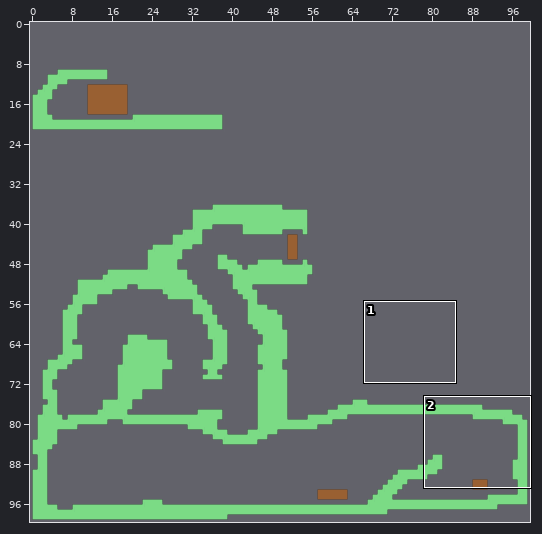
Two versions of a level (Tiled map, core/assets/map.tmx). The picture above shows the old version from afar; the outline marks the close-up.
Close-up. Old version:
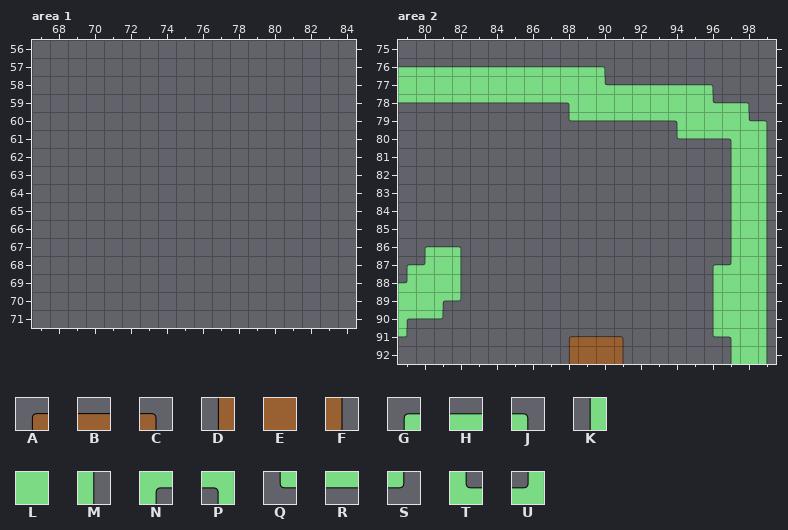
Cells are 32x32 px. Shown: area 1 x 67..84, y 56..71; area 2 x 79..99, y 75..92. The commit also changed other parts of the map, which this record leaves out.
Key: from "default": A 16, B 17, C 18, D 24, E 25, F 26, G 40, H 41, J 42, K 48, L 49, M 50, N 51, P 52, Q 56, R 57, S 58, T 59, U 60.
_ is an empty cell.
Layer "default" before, area 2, first column x 79:
75 _____________________
76 HHHHHHHHHHHJ_________
77 LLLLLLLLLLLTHHHHHJ___
78 RRRRRRRRRPLLLLLLLTHJ_
79 _________QRRRRRPLLLTJ
80 _______________QRRPLM
81 __________________KLM
82 __________________KLM
83 __________________KLM
84 __________________KLM
85 __________________KLM
86 _GHJ______________KLM
87 GULM_____________GULM
88 ULLM_____________KLLM
89 LLNS_____________KLLM
90 NRS______________KLLM
91 S________ABBC____QPLM
92 _________DEEF_____KLM
Now the later version:
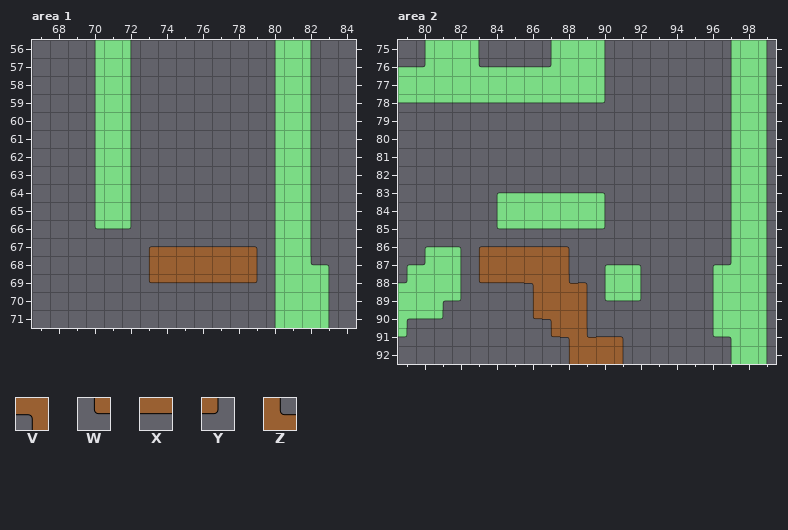
Further tiles: from "default": V 28, W 32, X 33, Y 34, Z 35.
Difference:
Changed rows in their new state; . is an unchanged cell.
Layer "default", area 1:
first column x 70:
56 KLM.......KLM.
57 KLM.......KLM.
58 KLM.......KLM.
59 KLM.......KLM.
60 KLM.......KLM.
61 KLM.......KLM.
62 KLM.......KLM.
63 KLM.......KLM.
64 KLM.......KLM.
65 KLM.......KLM.
66 QRS.......KLM.
67 ...ABBBBBCKLM.
68 ...DEEEEEFKLTJ
69 ...WXXXXXYKLLM
70 ..........KLLM
71 ..........KLLM
Layer "default", area 2:
first column x 80:
75 KLLM...KLLM......KLM
76 ULLT...ULLM......KLM
77 ..........M______KLM
78 ........RRS______KLM
79 ........_________KLM
80 ..............___K..
83 ....GHHHHHJ.........
84 ....KLLLLLM.........
85 ....QRRRRRS.........
86 ...ABBBBC...........
87 ...DEEEEF.GHJ.......
88 ...WXXVEZCKLM.......
89 ......DEEFQRS.......
90 ......WVEF..........
91 .......WVZ..........
Boxes around the changes in both close-ups, in picture pixels (x1, y1, x2, y2):
added: (94, 40, 330, 328)
changed: (423, 40, 481, 76)
changed: (549, 40, 768, 148)
changed: (479, 192, 642, 346)
